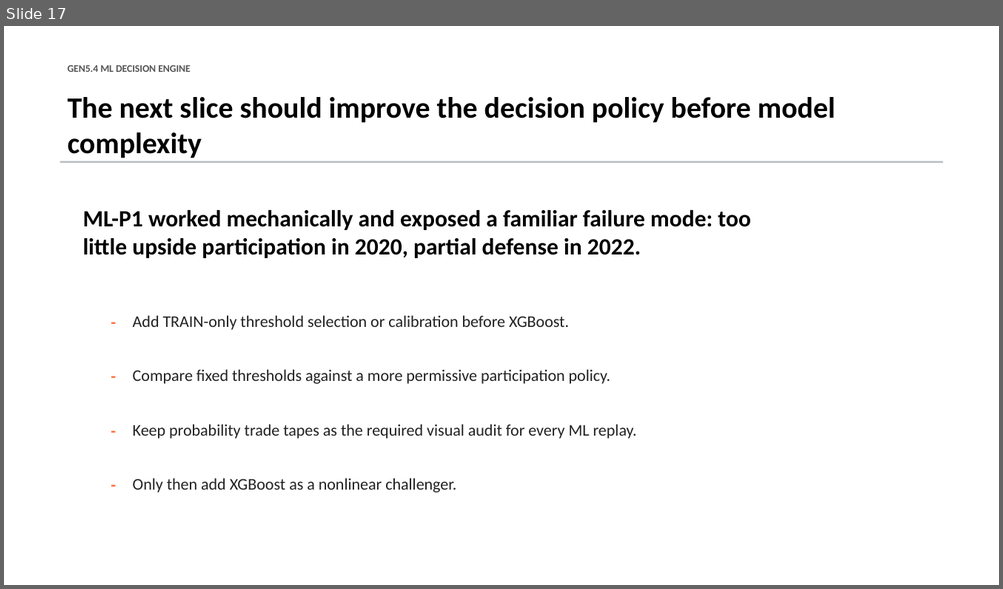
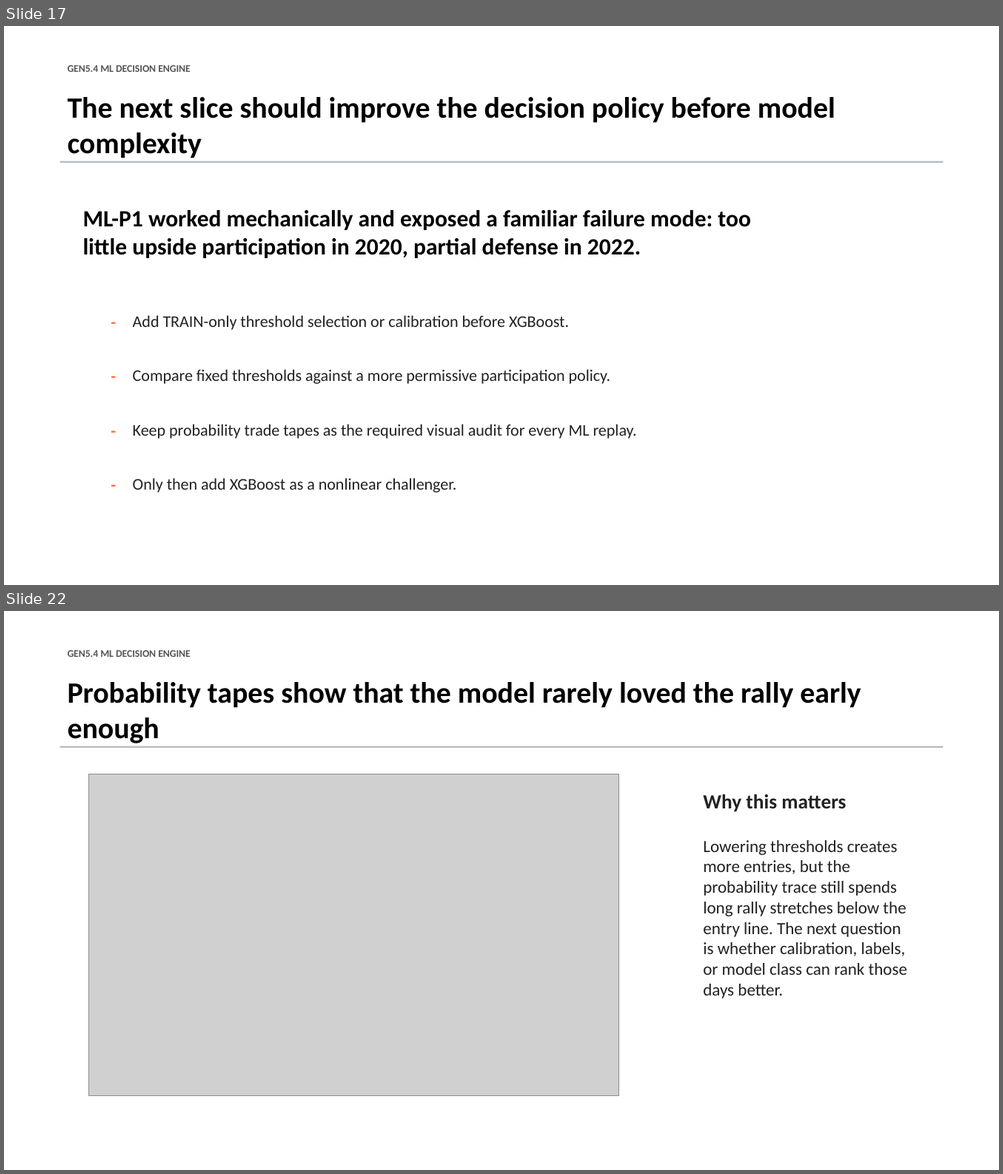
Before and after one commit to Francisc0Franc0/Time-Series-Modeling-Gen5, a slide deck: presentations/gen5_4_ml_decision_engine_incremental_build.pptx. Shown one above the other, each under a label of ours: slide 17 before the commit, slides 17 and 22 after it; the slides between them are not shown. The pictures are 1003x589 and 1003x1174 pixels, drawn with LibreOffice and Linux fonts; fonts in the diff are those of the drawing; grey boxes stand for pictures. Boxes give left, top, right and bottom in pixels: in the first picture for what was removed or moved away, otherwise in the second. Text is boxed around its words. In the diff, an @@ line names an element or a change of style, - is before the commit and + after.

Commit message:
Add Gen5.4 GLM threshold diagnostic

```diff
--- a/presentations/gen5_4_ml_decision_engine_incremental_build.pptx
+++ b/presentations/gen5_4_ml_decision_engine_incremental_build.pptx
@@ slide 22 added at box(4, 611, 999, 1170), background #FFFFFF @@
@@ text added at box(68, 650, 190, 657), 9.8 pt, text #555555, bold @@
+GEN5.4 ML DECISION ENGINE
@@ text added at box(68, 682, 860, 743), 28.5 pt, text #000000, bold @@
+Probability tapes show that the model rarely loved the rally early enough
@@ rectangle added at box(60, 746, 942, 748), fill #B8BCC4 @@
@@ picture added at box(89, 775, 619, 1096) @@
@@ text added at box(703, 795, 845, 812), 19.5 pt, text #222222, bold @@
+Why this matters
@@ text added at box(703, 840, 907, 999), 16.5 pt, text #222222 @@
+Lowering thresholds creates more entries, but the probability trace still spends long rally stretches below the entry line. The next question is whether calibration, labels, or model class can rank those days better.
```
Also in this commit, not shown: 2 slides changed, 5 other slides added, 6 other files.
